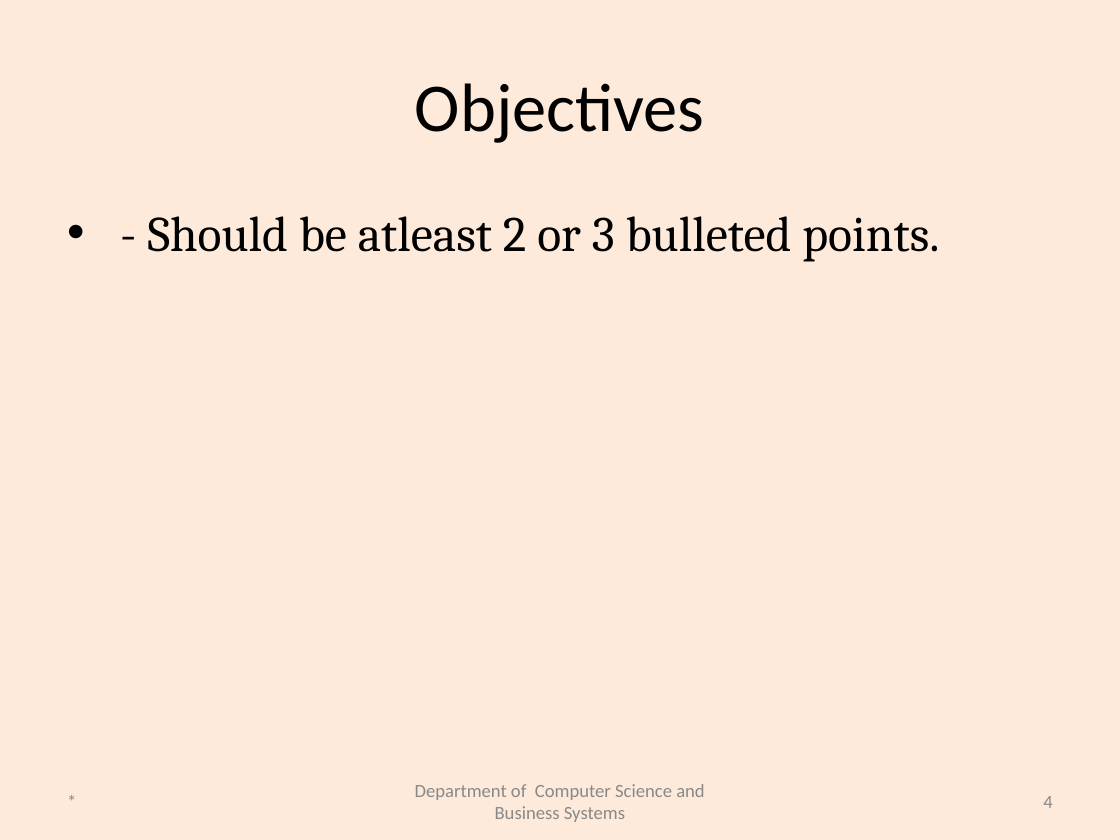
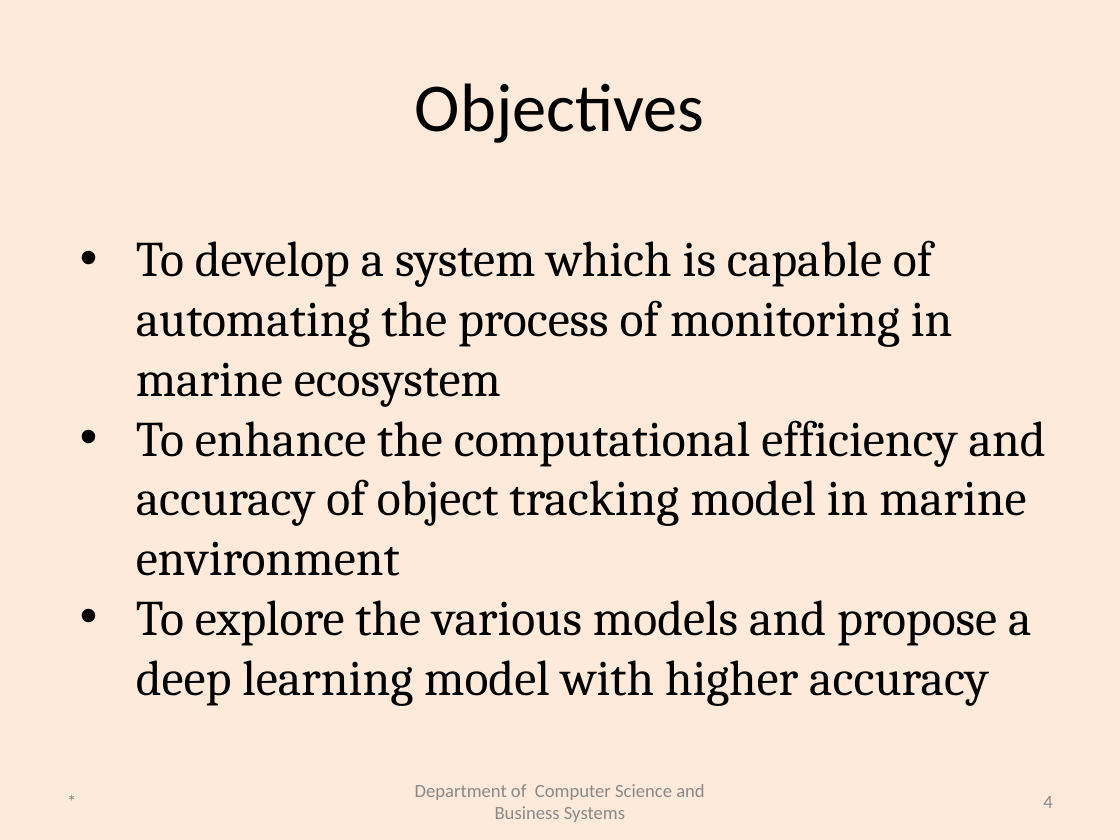
Before and after one commit to aathanush/MiniProject, a slide deck: slide 4 of Review_Template.pptx. Drawn at 1120x840 pixels with LibreOffice and Linux fonts; fonts in the diff are those of the drawing. Boxes give left, top, right and bottom in pixels: in the first picture for what was removed or moved away, otherwise in the second. Text is boxed around its words. In the diff, an @@ line names an element or a change of style, - is before the commit and + after.

```diff
--- a/Review_Template.pptx
+++ b/Review_Template.pptx
@@ text at [136, 240, 1046, 706]: text changed @@
-• - Should be atleast 2 or 3 bulleted points.
+• To develop a system which is capable of automating the process of monitoring in marine ecosystem
+• To enhance the computational efficiency and accuracy of object tracking model in marine environment
+• To explore the various models and propose a deep learning model with higher accuracy
```
Also in this commit, not shown: 7 other slides changed, 2 slides added, 5 other files.
